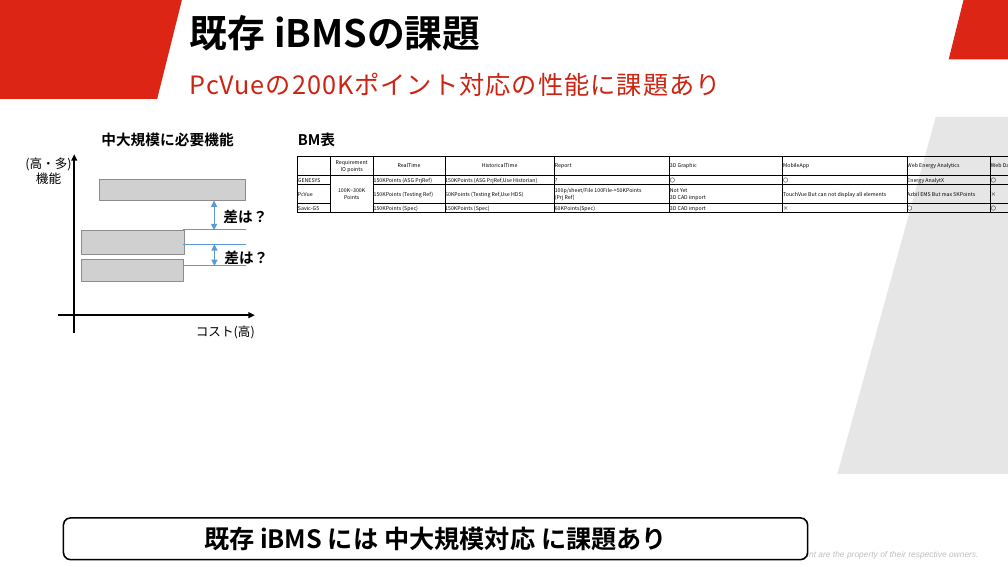
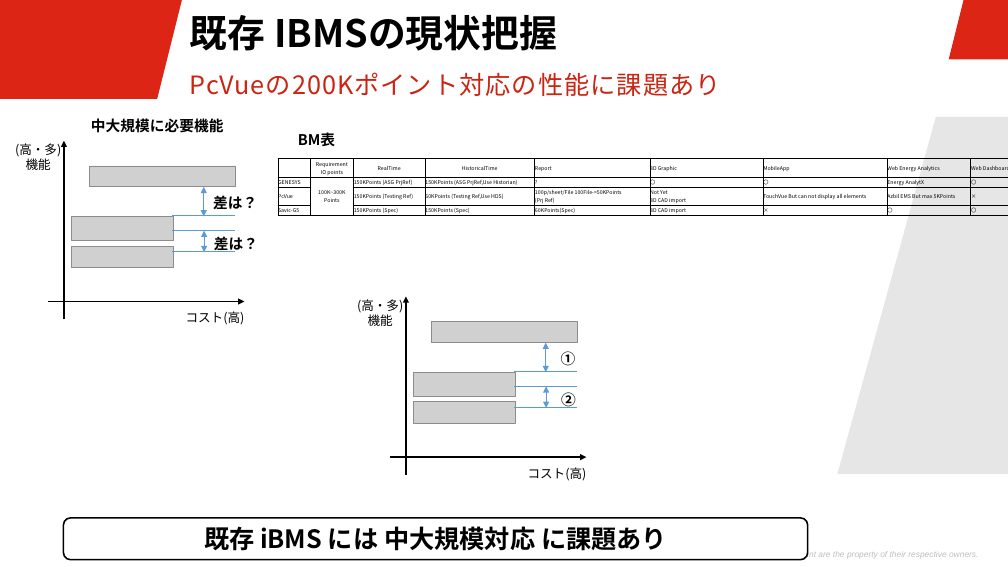
Before and after one commit to nonomura114/data, a slide deck: slide 7 of iBMS大規模対応の進め方.pptx. Drawn at 1008x567 pixels with LibreOffice and Linux fonts; fonts in the diff are those of the drawing; grey boxes stand for pictures; background and template pictures are left out. Boxes give left, top, right and bottom in pixels: in the first picture for what was removed or moved away, otherwise in the second. Text is boxed around its words. In the diff, an @@ line names an element or a change of style, - is before the commit and + after.

```diff
--- a/iBMS大規模対応の進め方.pptx
+++ b/iBMS大規模対応の進め方.pptx
@@ text at bbox=[190, 14, 557, 51]: text changed @@
-既存 iBMSの課題
+既存 IBMSの現状把握
@@ table: place and size @@
-table at bbox=[298, 156, 1008, 216]
+table at bbox=[278, 159, 1008, 219]
@@ 5 texts, 3 pictures, 3 lines, 2 double arrows, 2 arrows: place and size @@
-5 texts, 3 pictures, 3 lines, 2 double arrows, 2 arrows at bbox=[25, 132, 268, 339]
+5 texts, 3 pictures, 3 lines, 2 double arrows, 2 arrows at bbox=[15, 118, 258, 325]
@@ group added at bbox=[357, 296, 587, 481]: 3 pictures, 2 arrows, 2 texts @@
+(高・多)
+機能
+コスト(高)
@@ double arrow added from (546, 343) to (546, 372), #5B9BD5 0.5 pt @@
@@ text added at bbox=[561, 351, 576, 366], 14 pt, text #000000, bold @@
+①
@@ line added from (514, 371) to (578, 371), #5B9BD5 0.5 pt @@
@@ line added from (514, 386) to (578, 386), #5B9BD5 0.5 pt @@
@@ double arrow added from (546, 386) to (546, 408), #5B9BD5 0.5 pt @@
@@ line added from (514, 407) to (578, 407), #5B9BD5 0.5 pt @@
@@ text added at bbox=[561, 392, 576, 408], 14 pt, text #000000, bold @@
+②
```
Also in this commit, not shown: 1 other slide changed.
